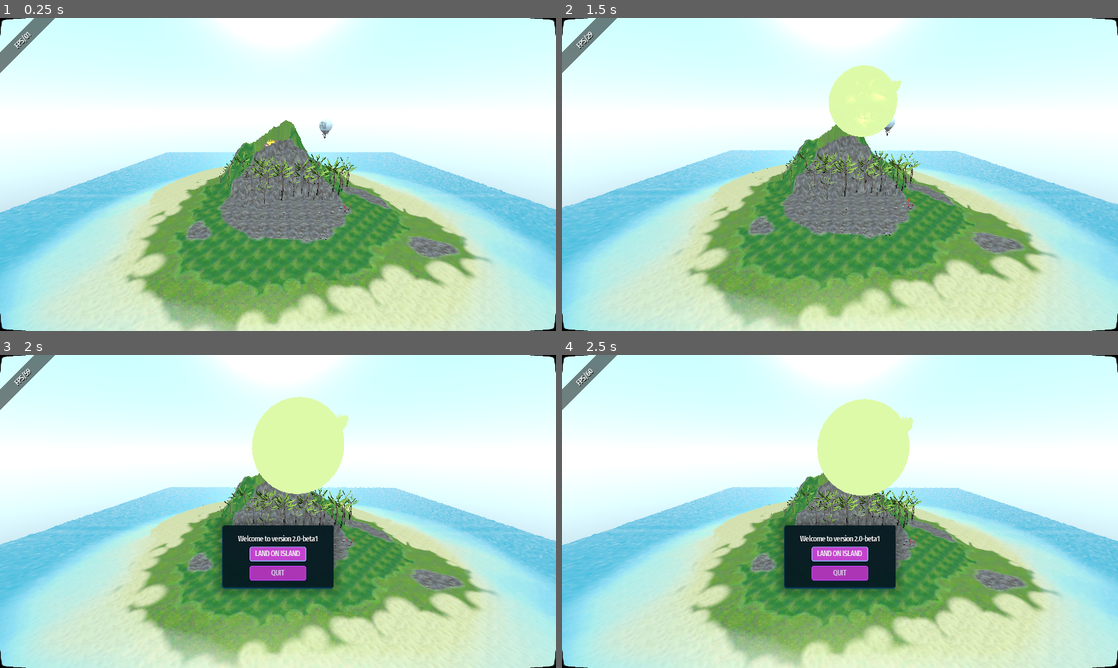
Above: before the commit, frames 1-4 (two rows, left to right).
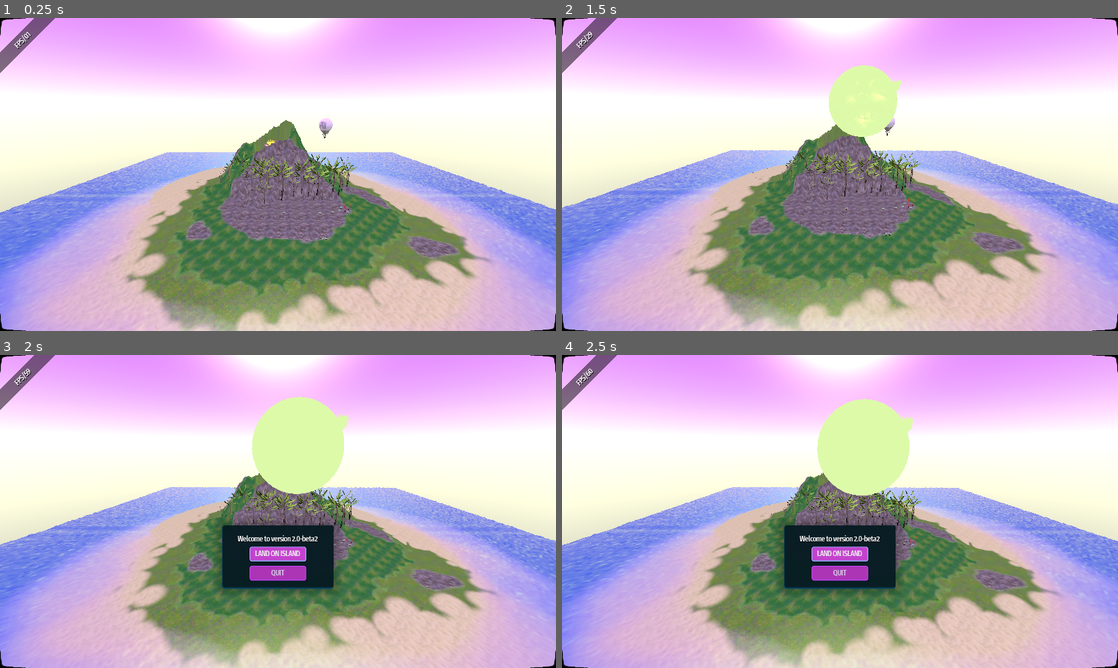
Above: after the commit, the same moments.

Repository: w84death/paradise-volley
Game: Godot game, scene res://main.tscn
Same seed, same stepped clock (60 frames per second), same inputs: the game is played once before the commit and once after it. Sound files missing from this copy of the repository are replaced by a short silence.
Inputs:
- Up to frame 1 (0.25 s): no input
- Up to frame 2 (1.5 s): hold Right (ui_right) 0.53-1.28 s; hold Down (ui_down) from 1.28 s (still down)
- Up to frame 3 (2 s): keep holding Down (ui_down)
- Up to frame 4 (2.5 s): release Down (ui_down) at 2.03 s; hold Right (ui_right) from 2.03 s (still down)

The runs differ from the first frame. In frame 1, 70% of the frame differs, in the area x 0-100%, y 0-100%; in frame 2, 68%; in frame 3, 66%; in frame 4, 66%.

Commit message:
animated hamster kapcie

Diff:
--- a/new_engine/game/maps/turkusania/turkusania.tscn
+++ b/new_engine/game/maps/turkusania/turkusania.tscn
@@ -24,6 +24,7 @@
 [ext_resource path="res://game/models/butterfly.obj" type="ArrayMesh" id=22]
 [ext_resource path="res://game/scenes/baloon.tscn" type="PackedScene" id=23]
 [ext_resource path="res://game/scenes/hamster.tscn" type="PackedScene" id=24]
+[ext_resource path="res://game/scenes/logo.tscn" type="PackedScene" id=25]
 
 [sub_resource type="PlaneMesh" id=1]
 
@@ -517,11 +518,17 @@
 [node name="hamster6" parent="." instance=ExtResource( 24 )]
 transform = Transform( -0.483068, -0.108577, 0.868825, 0.0555766, 0.986478, 0.15418, -0.873817, 0.122766, -0.470501, -25.795, 21.066, 85.7644 )
 
+[node name="hamster9" parent="." instance=ExtResource( 24 )]
+transform = Transform( -0.931635, -0.00430572, 0.36337, 0.0555766, 0.986478, 0.15418, -0.359119, 0.163835, -0.918798, -11.5436, 21.066, 85.7644 )
+
+[node name="hamster10" parent="." instance=ExtResource( 24 )]
+transform = Transform( -0.716546, -0.217081, 0.662902, 0.102035, 0.907499, 0.407471, -0.690037, 0.359612, -0.628114, -14.3435, 19.6639, 93.3279 )
+
 [node name="hamster7" parent="." instance=ExtResource( 24 )]
 transform = Transform( -0.91038, 0.11348, -0.397909, 0.0555766, 0.986478, 0.15418, 0.410025, 0.118248, -0.904377, 19.6364, 21.066, 91.1641 )
 
 [node name="hamster8" parent="." instance=ExtResource( 24 )]
-transform = Transform( -0.91038, 0.11348, -0.397909, -0.0562253, 0.91881, 0.390675, 0.409936, 0.378035, -0.830086, 11.3475, 18.8792, 99.5219 )
+transform = Transform( -0.91038, 0.11348, -0.397909, -0.0562253, 0.91881, 0.390675, 0.409936, 0.378035, -0.830086, 11.3475, 19.8955, 92.7104 )
 
 [node name="hamster2" parent="." instance=ExtResource( 24 )]
 transform = Transform( 0.99554, -0.0239047, -0.091263, 0.0402431, 0.982543, 0.181631, 0.085328, -0.184494, 0.979123, -11.1159, 20.5634, 56.9004 )
@@ -534,3 +541,6 @@
 
 [node name="hamster5" parent="." instance=ExtResource( 24 )]
 transform = Transform( 0.467585, 0.05943, -0.881948, -0.0616332, 0.997501, 0.0345403, 0.881797, 0.0382068, 0.470079, 31.8673, 19.9541, 76.4581 )
+
+[node name="logo" parent="." instance=ExtResource( 25 )]
+transform = Transform( 0.959042, 0, 0.283262, 0, 1, 0, -0.283262, 0, 0.959042, -32.1212, 84.7591, -72.8668 )
--- a/new_engine/game/scenes/baloon.tscn
+++ b/new_engine/game/scenes/baloon.tscn
@@ -137,6 +137,5 @@
 material/3 = null
 _sections_unfolded = [ "Transform", "mesh" ]
 
-[node name="torch" type="Spatial" parent="." instance=ExtResource( 3 )]
+[node name="torch" parent="." instance=ExtResource( 3 )]
 transform = Transform( 0.25, 0, 0, 0, 0.25, 0, 0, 0, 0.25, 0, -6.90067, 0 )
-_sections_unfolded = [ "Transform" ]
--- a/new_engine/game/scenes/game.tscn
+++ b/new_engine/game/scenes/game.tscn
@@ -319,7 +319,6 @@
 }
 
 [node name="bottom" type="Control" parent="GUI"]
-editor/display_folded = true
 anchor_left = 0.5
 anchor_top = 1.0
 anchor_right = 0.5
@@ -351,7 +350,7 @@
 size_flags_horizontal = 1
 size_flags_vertical = 4
 custom_fonts/font = ExtResource( 8 )
-text = "Version 2.0/alpha1"
+text = "Version 2.0/alpha2"
 align = 1
 valign = 1
 percent_visible = 1.0
--- a/new_engine/game/scenes/hamster.tscn
+++ b/new_engine/game/scenes/hamster.tscn
@@ -1,8 +1,9 @@
-[gd_scene load_steps=8 format=2]
-
-[ext_resource path="res://game/materials/hamster/4141-normal.jpg" type="Texture" id=1]
-[ext_resource path="res://game/materials/hamster/ocza.png" type="Texture" id=2]
-[ext_resource path="res://game/materials/hamster/usza.png" type="Texture" id=3]
+[gd_scene load_steps=10 format=2]
+
+[ext_resource path="res://system/code/randomize_animation_start.gd" type="Script" id=1]
+[ext_resource path="res://game/materials/hamster/4141-normal.jpg" type="Texture" id=2]
+[ext_resource path="res://game/materials/hamster/ocza.png" type="Texture" id=3]
+[ext_resource path="res://game/materials/hamster/usza.png" type="Texture" id=4]
 
 [sub_resource type="CapsuleMesh" id=1]
 
@@ -139,10 +140,71 @@
 distance_fade_mode = 0
 _sections_unfolded = [ "Albedo" ]
 
+[sub_resource type="Animation" id=5]
+
+resource_name = "idle"
+length = 4.0
+loop = true
+step = 0.1
+tracks/0/type = "value"
+tracks/0/path = NodePath(".:rotation_degrees")
+tracks/0/interp = 1
+tracks/0/loop_wrap = true
+tracks/0/imported = false
+tracks/0/enabled = true
+tracks/0/keys = {
+"times": PoolRealArray( 0.066546, 2.1, 2.4, 2.7, 3 ),
+"transitions": PoolRealArray( 1, 1, 1, 1, 1 ),
+"update": 0,
+"values": [ Vector3( 0, 0, 0 ), Vector3( 0, 0, 0 ), Vector3( 0, 0, 3.90847 ), Vector3( 0, 0, -10.9978 ), Vector3( 0, 0, 0 ) ]
+}
+tracks/1/type = "value"
+tracks/1/path = NodePath("usza:translation")
+tracks/1/interp = 1
+tracks/1/loop_wrap = true
+tracks/1/imported = false
+tracks/1/enabled = true
+tracks/1/keys = {
+"times": PoolRealArray( 0, 0.4, 1 ),
+"transitions": PoolRealArray( 1, 1, 1 ),
+"update": 0,
+"values": [ Vector3( 0, 0.292629, 1.34576 ), Vector3( 0, 0.292629, 1.34576 ), Vector3( 0, 0.292629, 1.34576 ) ]
+}
+tracks/2/type = "value"
+tracks/2/path = NodePath("usza:rotation_degrees")
+tracks/2/interp = 1
+tracks/2/loop_wrap = true
+tracks/2/imported = false
+tracks/2/enabled = true
+tracks/2/keys = {
+"times": PoolRealArray( 0, 0.3, 0.9, 1.5 ),
+"transitions": PoolRealArray( 1, 1, 1, 1 ),
+"update": 0,
+"values": [ Vector3( -15.2192, 0, 0 ), Vector3( -22.6612, 0.301425, -0.0206814 ), Vector3( -40.4856, 1.15363, -0.288454 ), Vector3( -7.93733, -0.251819, -0.0579878 ) ]
+}
+tracks/3/type = "value"
+tracks/3/path = NodePath("nosek:translation")
+tracks/3/interp = 1
+tracks/3/loop_wrap = true
+tracks/3/imported = false
+tracks/3/enabled = true
+tracks/3/keys = {
+"times": PoolRealArray( 0, 1.2, 1.3, 1.5, 1.6, 1.9 ),
+"transitions": PoolRealArray( 1, 1, 1, 1, 1, 1 ),
+"update": 0,
+"values": [ Vector3( 0, 0.273699, 2.65608 ), Vector3( 0, 0.273699, 2.65608 ), Vector3( 0.00357206, 0.364032, 2.65608 ), Vector3( -0.00253219, 0.209663, 2.65608 ), Vector3( 0.00272783, 0.342682, 2.65608 ), Vector3( 0.00261872, 0.339923, 2.65608 ) ]
+}
+
 [node name="hamster" type="Spatial"]
-
-[node name="body" type="MeshInstance" parent="."]
-transform = Transform( 2, 0, 0, 0, -1, 3.01992e-07, 0, -1.50996e-07, -2, 0, 0, 0 )
+transform = Transform( 0.999219, -0.0395125, 0, 0.0395125, 0.999219, 0, 0, 0, 1, 0, 0, 0 )
+script = ExtResource( 1 )
+_sections_unfolded = [ "Script", "Transform" ]
+
+[node name="reference" type="Spatial" parent="."]
+transform = Transform( 0.99788, -0.0650845, 0, 0.0650845, 0.99788, 0, 0, 0, 1, 0, 0, 0 )
+
+[node name="body" type="MeshInstance" parent="reference"]
+transform = Transform( 2, 0, -8.88178e-16, 0, -1, 3.01992e-07, 0, -1.50996e-07, -2, 0, 0, 0 )
 layers = 1
 material_override = null
 cast_shadow = 1
@@ -157,39 +219,8 @@
 material/0 = SubResource( 2 )
 _sections_unfolded = [ "Transform", "material", "mesh" ]
 
-[node name="ocza" type="Sprite3D" parent="."]
-transform = Transform( 1.5, 0, 0, 0, -1.08369, -1.03712, 0, 1.03712, -1.08369, 0, 0.935058, 1.7607 )
-layers = 1
-material_override = null
-cast_shadow = 1
-extra_cull_margin = 0.0
-use_in_baked_light = false
-lod_min_distance = 0.0
-lod_min_hysteresis = 0.0
-lod_max_distance = 0.0
-lod_max_hysteresis = 0.0
-centered = true
-offset = Vector2( 0, 0 )
-flip_h = false
-flip_v = false
-modulate = Color( 1, 1, 1, 1 )
-opacity = 1.0
-pixel_size = 0.01
-axis = 2
-transparent = true
-shaded = false
-double_sided = true
-alpha_cut = 0
-texture = ExtResource( 2 )
-vframes = 1
-hframes = 1
-frame = 0
-region_enabled = false
-region_rect = Rect2( 0, 0, 0, 0 )
-_sections_unfolded = [ "Transform" ]
-
-[node name="usza" type="Sprite3D" parent="."]
-transform = Transform( 2, 0, 0, 0, 1.91239, 0.585448, 0, -0.585448, 1.91239, 0, 0.314945, 1.34576 )
+[node name="ocza" type="Sprite3D" parent="reference"]
+transform = Transform( 1.5, 0, 0, -3.72529e-09, -1.08369, -1.03712, 0, 1.03712, -1.08369, 0, 0.935058, 1.7607 )
 layers = 1
 material_override = null
 cast_shadow = 1
@@ -219,8 +250,39 @@
 region_rect = Rect2( 0, 0, 0, 0 )
 _sections_unfolded = [ "Transform" ]
 
-[node name="nosek" type="MeshInstance" parent="."]
-transform = Transform( 2, 0, 0, 0, -2, 3.01992e-07, 0, -3.01992e-07, -2, 0, 0.272759, 2.65608 )
+[node name="usza" type="Sprite3D" parent="reference"]
+transform = Transform( 1.99999, 0.00234221, -0.00557805, -0.00128449, 1.96639, 0.365133, 0.00591192, -0.365128, 1.96638, 0, 0.292629, 1.34576 )
+layers = 1
+material_override = null
+cast_shadow = 1
+extra_cull_margin = 0.0
+use_in_baked_light = false
+lod_min_distance = 0.0
+lod_min_hysteresis = 0.0
+lod_max_distance = 0.0
+lod_max_hysteresis = 0.0
+centered = true
+offset = Vector2( 0, 0 )
+flip_h = false
+flip_v = false
+modulate = Color( 1, 1, 1, 1 )
+opacity = 1.0
+pixel_size = 0.01
+axis = 2
+transparent = true
+shaded = false
+double_sided = true
+alpha_cut = 0
+texture = ExtResource( 4 )
+vframes = 1
+hframes = 1
+frame = 0
+region_enabled = false
+region_rect = Rect2( 0, 0, 0, 0 )
+_sections_unfolded = [ "Transform" ]
+
+[node name="nosek" type="MeshInstance" parent="reference"]
+transform = Transform( 2, 7.45058e-09, -4.44089e-15, 7.45058e-09, -2, 3.01992e-07, 0, -3.01992e-07, -2, 0.00201213, 0.324583, 2.65608 )
 layers = 1
 material_override = null
 cast_shadow = 1
@@ -234,3 +296,12 @@
 skeleton = NodePath("..")
 material/0 = SubResource( 4 )
 _sections_unfolded = [ "Transform", "material", "mesh" ]
+
+[node name="hamster_anim" type="AnimationPlayer" parent="reference"]
+root_node = NodePath("..")
+autoplay = "idle"
+playback_process_mode = 1
+playback_default_blend_time = 0.0
+playback_speed = 1.0
+anims/idle = SubResource( 5 )
+blend_times = [  ]
--- a/new_engine/game/scenes/lobby.tscn
+++ b/new_engine/game/scenes/lobby.tscn
@@ -400,6 +400,18 @@
 transform = Transform( 1, 0, 0, 0, 1, 0, 0, 0, 1, -2.143, 174.332, 357.273 )
 _sections_unfolded = [ "Transform" ]
 
+[node name="SpotLight" parent="logo/coin" index="0"]
+light_cull_mask = -1
+
+[node name="SpotLight3" parent="logo/coin" index="1"]
+light_cull_mask = -1
+
+[node name="SpotLight2" parent="logo/coin" index="2"]
+light_cull_mask = -1
+
+[node name="SpotLight4" parent="logo/coin" index="3"]
+light_cull_mask = -1
+
 [node name="logo_anim" type="AnimationPlayer" parent="logo"]
 root_node = NodePath("..")
 autoplay = ""
@@ -412,7 +424,6 @@
 blend_times = [  ]
 
 [node name="center" type="Control" parent="."]
-editor/display_folded = true
 anchor_left = 0.5
 anchor_top = 0.5
 anchor_right = 0.5
@@ -425,7 +436,6 @@
 size_flags_vertical = 1
 
 [node name="welcome" type="Panel" parent="center"]
-editor/display_folded = true
 visible = false
 anchor_left = 0.0
 anchor_top = 0.0
@@ -476,7 +486,7 @@
 size_flags_horizontal = 1
 size_flags_vertical = 4
 custom_constants/line_spacing = 12
-text = "Welcome to version 2.0-beta1"
+text = "Welcome to version 2.0-beta2"
 align = 1
 valign = 1
 autowrap = true
@@ -1252,7 +1262,6 @@
 _sections_unfolded = [ "Focus", "Rect" ]
 
 [node name="world" type="Spatial" parent="."]
-editor/display_folded = true
 
 [node name="director" type="AnimationPlayer" parent="world"]
 root_node = NodePath("..")
@@ -1266,17 +1275,19 @@
 
 [node name="system" parent="world" instance=ExtResource( 5 )]
 
+[node name="SUN" parent="world/system" index="0"]
+light_cull_mask = -1
+
 [node name="lobby_terrain" parent="world" instance=ExtResource( 6 )]
 transform = Transform( 1, 0, 0, 0, 1, 0, 0, 0, 1, -1.40819, -3.38175, 28.3446 )
 
-[node name="body" parent="world/lobby_terrain/hamster" index="0"]
-transform = Transform( 2, 0, 0, 0, -1, 3.01992e-07, 0, -1.50996e-07, -2, 0, 0, 0 )
-
-[node name="usza" parent="world/lobby_terrain/hamster" index="2"]
-visible = false
+[node name="hamster" parent="world/lobby_terrain" index="4"]
+editor/display_folded = true
+transform = Transform( 1, 0, 0, 0, 1, 0, 0, 0, 1, 113.515, 19.898, 88.7808 )
 
 [node name="hamster5" parent="world/lobby_terrain" index="7"]
-transform = Transform( 0.657203, 0, -0.753714, 0, 1, 0, 0.753714, 0, 0.657203, 64.793, 20.9414, 93.3074 )
+editor/display_folded = true
+transform = Transform( 1, 0, 0, 0, 1, 0, 0, 0, 1, 64.793, 20.9414, 93.3074 )
 
 [node name="camera" type="Camera" parent="world"]
 transform = Transform( 1, -8.61409e-05, 0.000283926, 0, 0.956928, 0.290324, -0.000296706, -0.290324, 0.956928, -8.24, 183.517, 437.263 )
@@ -1338,8 +1349,12 @@
 
 [editable path="logo"]
 
+[editable path="world/system"]
+
 [editable path="world/lobby_terrain"]
 
 [editable path="world/lobby_terrain/hamster"]
 
+[editable path="world/lobby_terrain/hamster5"]
+
 [editable path="GUI"]
--- a/new_engine/game/scenes/player.tscn
+++ b/new_engine/game/scenes/player.tscn
@@ -175,8 +175,7 @@
 bot = false
 
 [node name="red" type="MeshInstance" parent="."]
-editor/display_folded = true
-transform = Transform( 1.62921e-07, 1, 8.74228e-08, 1, -1.62921e-07, 0, 1.4243e-14, 8.74228e-08, -1, 0, 0, 0 )
+transform = Transform( -0.258819, 0.965926, 7.31306e-08, 0.965926, 0.258819, 2.11373e-08, 1.48944e-09, 7.61095e-08, -1, 0, 0, 0 )
 visible = false
 layers = 1
 material_override = null
@@ -256,7 +255,7 @@
 
 [node name="blue" type="MeshInstance" parent="."]
 editor/display_folded = true
-transform = Transform( 1.62921e-07, -1, -1.50996e-07, -1, -1.62921e-07, 0, -2.46003e-14, 1.50996e-07, -1, 0, 0, 0 )
+transform = Transform( -0.258819, -0.965926, -1.34538e-07, -0.965926, 0.258819, 3.75912e-08, -1.48945e-09, 1.39683e-07, -1, 0, 0, 0 )
 visible = false
 layers = 1
 material_override = null
--- /dev/null
+++ b/new_engine/system/code/randomize_animation_start.gd
@@ -0,0 +1,6 @@
+extends Spatial
+
+
+func _ready():
+	$reference/hamster_anim.seek(randf()*$reference/hamster_anim.current_animation_length)
+	pass # Replace with function body.
--- a/new_engine/system/world_enviroment.tres
+++ b/new_engine/system/world_enviroment.tres
@@ -3,12 +3,12 @@
 [sub_resource type="ProceduralSky" id=1]
 
 radiance_size = 0
-sky_top_color = Color( 0.647059, 0.839216, 0.945098, 1 )
-sky_horizon_color = Color( 0.839216, 0.917647, 0.980392, 1 )
+sky_top_color = Color( 0.72549, 0.364706, 1, 1 )
+sky_horizon_color = Color( 0.968627, 0.964706, 0.827451, 1 )
 sky_curve = 0.09
 sky_energy = 1.0
 ground_bottom_color = Color( 0.117647, 0.156863, 0.341176, 1 )
-ground_horizon_color = Color( 0.870588, 0.984314, 0.996078, 1 )
+ground_horizon_color = Color( 0.968627, 0.964706, 0.827451, 1 )
 ground_curve = 0.32
 ground_energy = 1.0
 sun_color = Color( 1, 1, 1, 1 )
@@ -19,7 +19,7 @@
 sun_curve = 0.05
 sun_energy = 16.0
 texture_size = 2
-_sections_unfolded = [ "Ground" ]
+_sections_unfolded = [ "Ground", "Resource", "Sky" ]
 
 [resource]
 
Not shown: 1 places in new_engine/game/maps/turkusania/turkusania.tscn that only renumber resources
Not shown: 7 places in new_engine/game/scenes/game.tscn that only renumber resources
Not shown: 1 places in new_engine/game/scenes/hamster.tscn that only renumber resources
